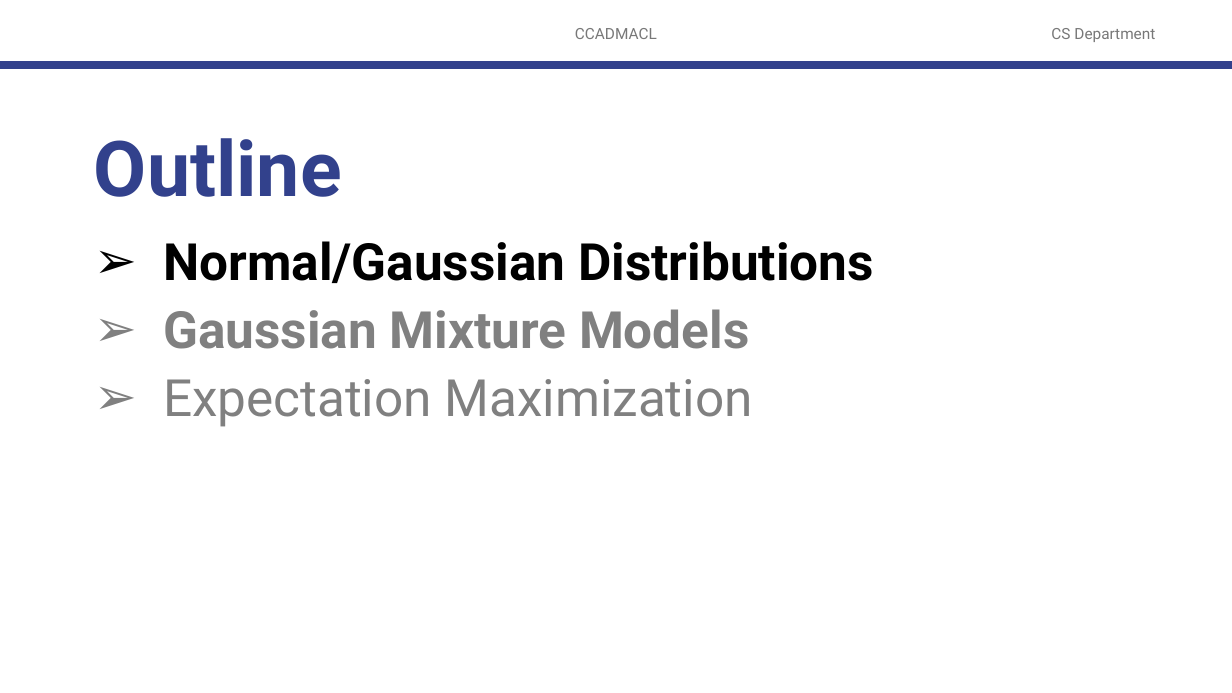
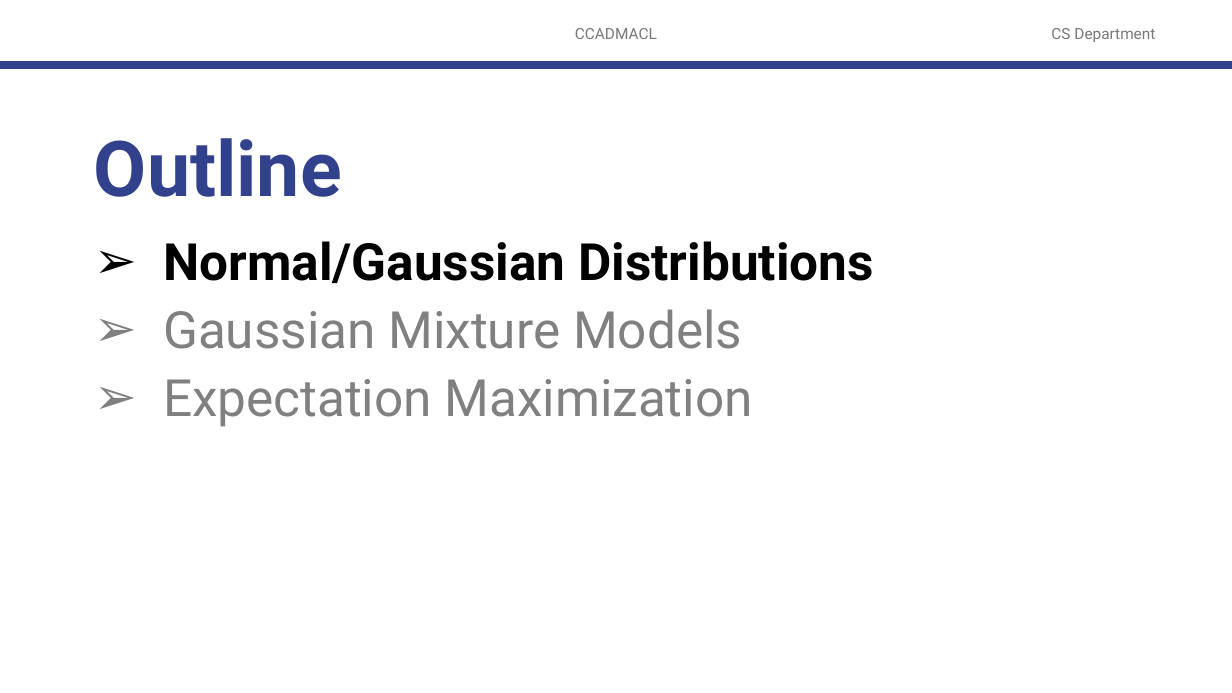
Before and after one commit to robitussin/CCADMACL, a slide deck: slide 2 of 8 - Gaussian Mixture Models/Introduction to Gaussian Mixture Models.pptx. Drawn at 1232x693 pixels with LibreOffice and Linux fonts; fonts in the diff are those of the drawing; background and template pictures are left out. Boxes give left, top, right and bottom in pixels: in the first picture for what was removed or moved away, otherwise in the second. Text is boxed around its words. In the diff, an @@ line names an element or a change of style, - is before the commit and + after.

```diff
--- a/8 - Gaussian Mixture Models/Introduction to Gaussian Mixture Models.pptx
+++ b/8 - Gaussian Mixture Models/Introduction to Gaussian Mixture Models.pptx
@@ text at <box>163,309,742,349</box>: bold off in "Gaussian Mixture Models" @@
```
Also in this commit, not shown: 13 other slides changed, 1 slide added.
